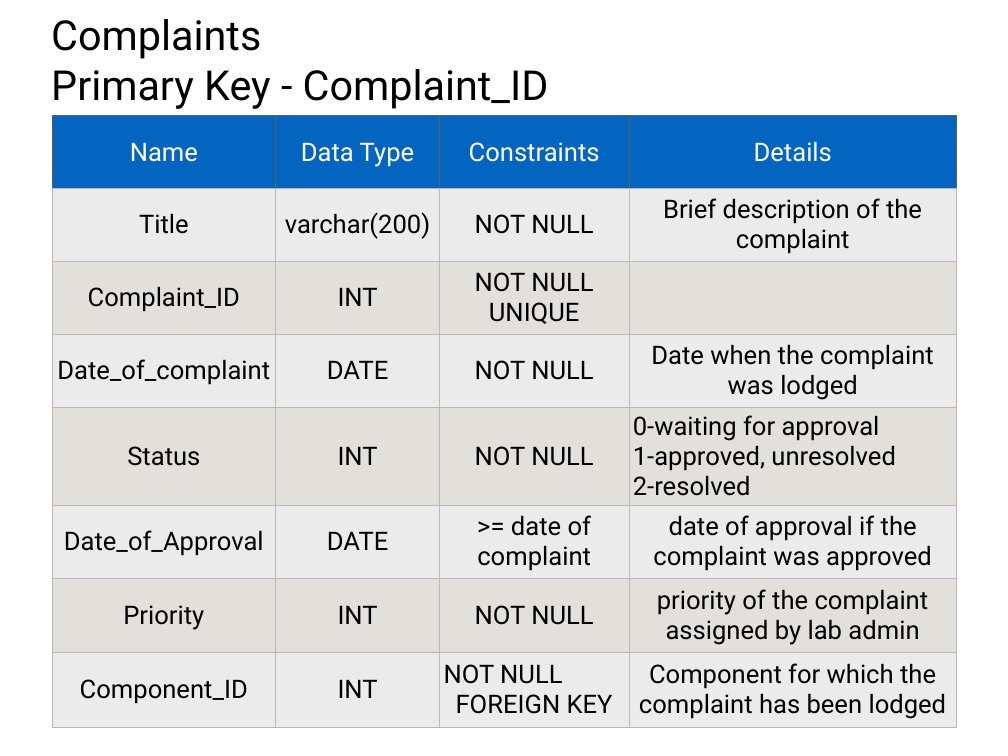
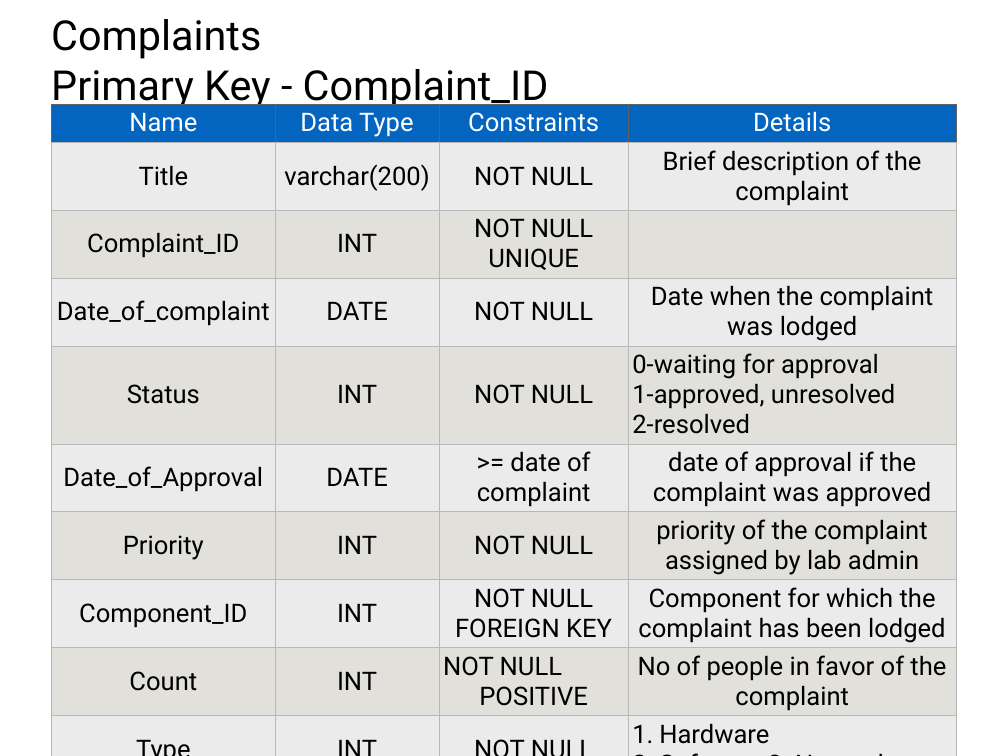
Before and after one commit to SanketSKasar/VJTI-DBA-Project, a slide deck: slide 18 of ProjectDetails/Presentation.pptx. Drawn at 1008x756 pixels with LibreOffice and Linux fonts; fonts in the diff are those of the drawing. Boxes give left, top, right and bottom in pixels: in the first picture for what was removed or moved away, otherwise in the second. Text is boxed around its words. In the diff, an @@ line names an element or a change of style, - is before the commit and + after.

Commit message:
updated presentation

```diff
--- a/ProjectDetails/Presentation.pptx
+++ b/ProjectDetails/Presentation.pptx
@@ table at box(52, 104, 956, 748) @@
-row 8: Component_ID | INT | NOT NULL FOREIGN KEY | Component for which the complaint has been lodged
+row 8: Component_ID | INT | NOT NULL / FOREIGN KEY | Component for which the complaint has been lodged
+row 9: Count | INT | NOT NULL POSITIVE | No of people in favor of the complaint
+row 10: Type | INT | NOT NULL | Hardware / Software 3. Network
@@ table: place and size @@
-table at box(52, 116, 957, 727)
+table at box(52, 104, 956, 748)
```
Also in this commit, not shown: 12 other slides changed, 1 slide added, 1 other file.
